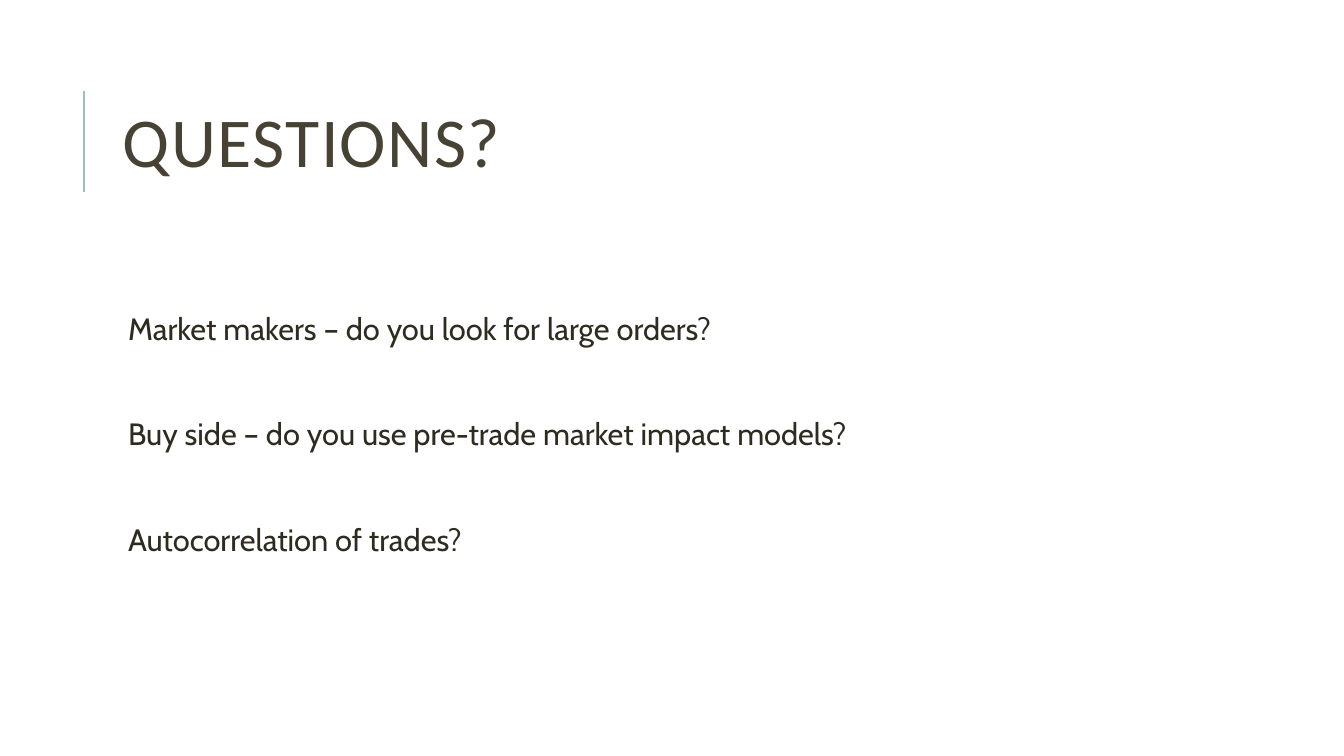
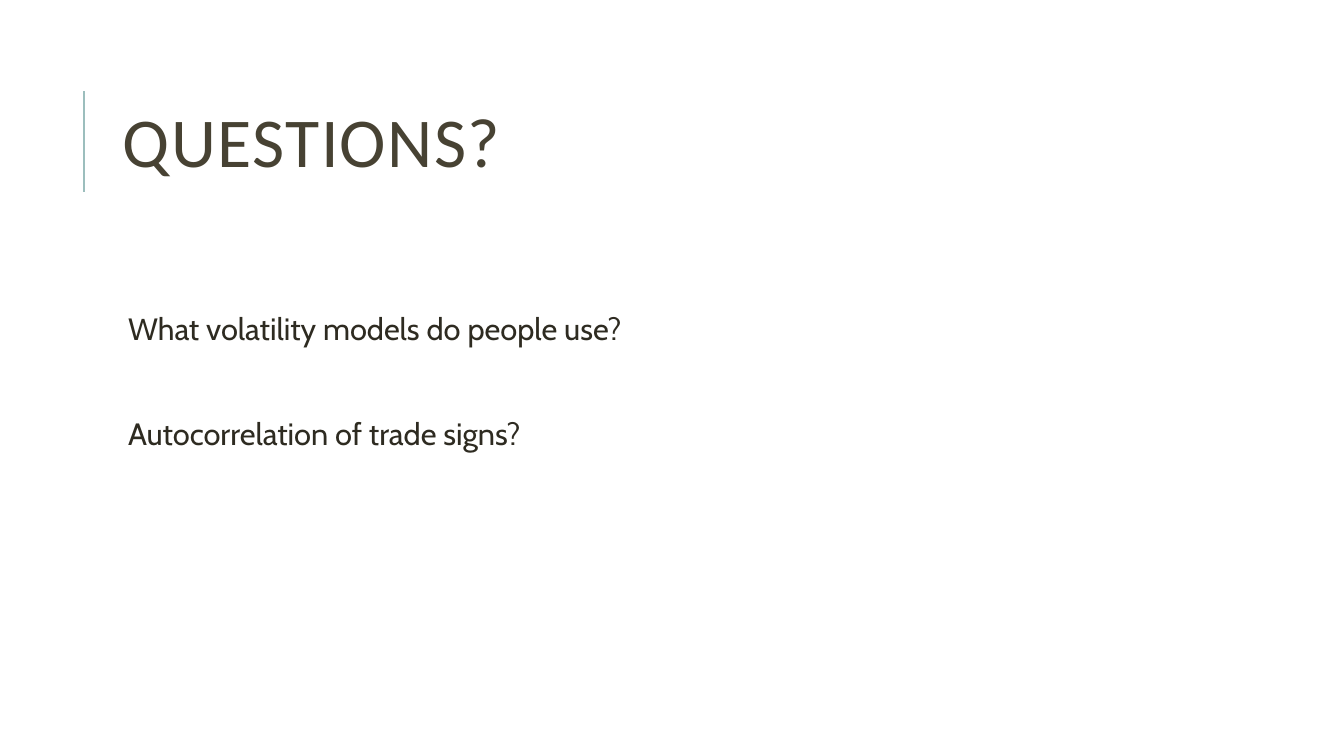
Before and after one commit to ef4s/RoughVol, a slide deck: slide 20 of Volatility Is Rough.pptx (slide 28 before the commit). Drawn at 1344x756 pixels with LibreOffice and Linux fonts; fonts in the diff are those of the drawing. Boxes give left, top, right and bottom in pixels: in the first picture for what was removed or moved away, otherwise in the second. Text is boxed around its words. In the diff, an @@ line names an element or a change of style, - is before the commit and + after.

```diff
--- a/Volatility Is Rough.pptx
+++ b/Volatility Is Rough.pptx
@@ text at (128,317,621,452): text changed @@
-  Market makers – do you look for large orders?
-  Buy side – do you use pre-trade market impact models?
-  Autocorrelation of trades?
+  What volatility models do people use?
+  Autocorrelation of trade signs?
```
Also in this commit, not shown: 7 other slides changed, 5 slides added, 14 slides removed, 7 other files.
